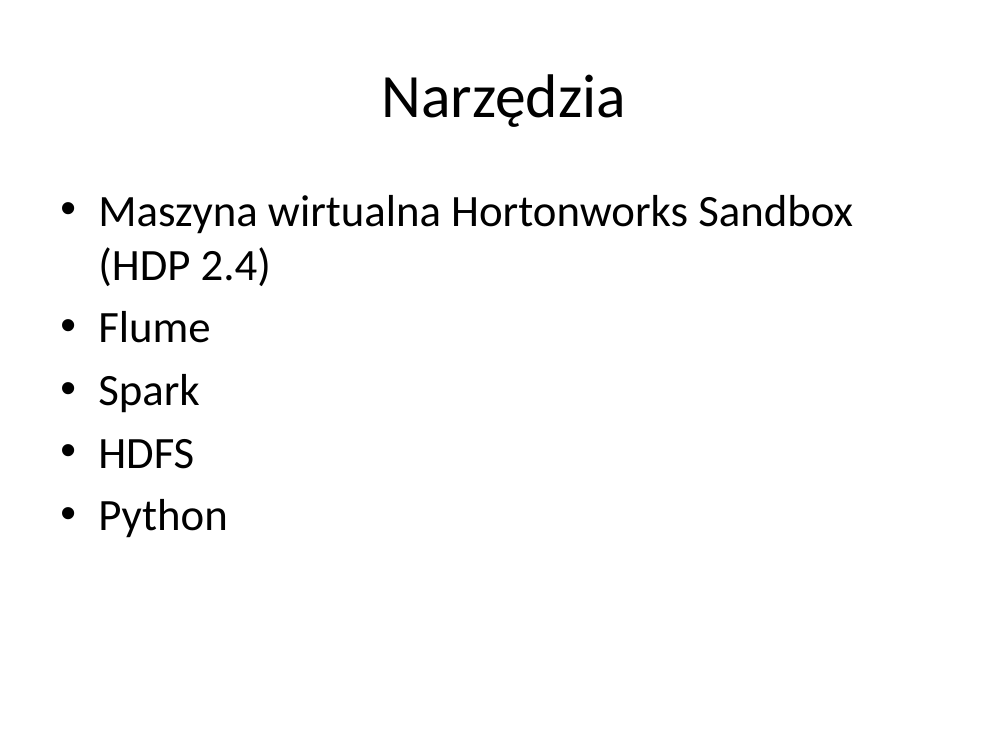
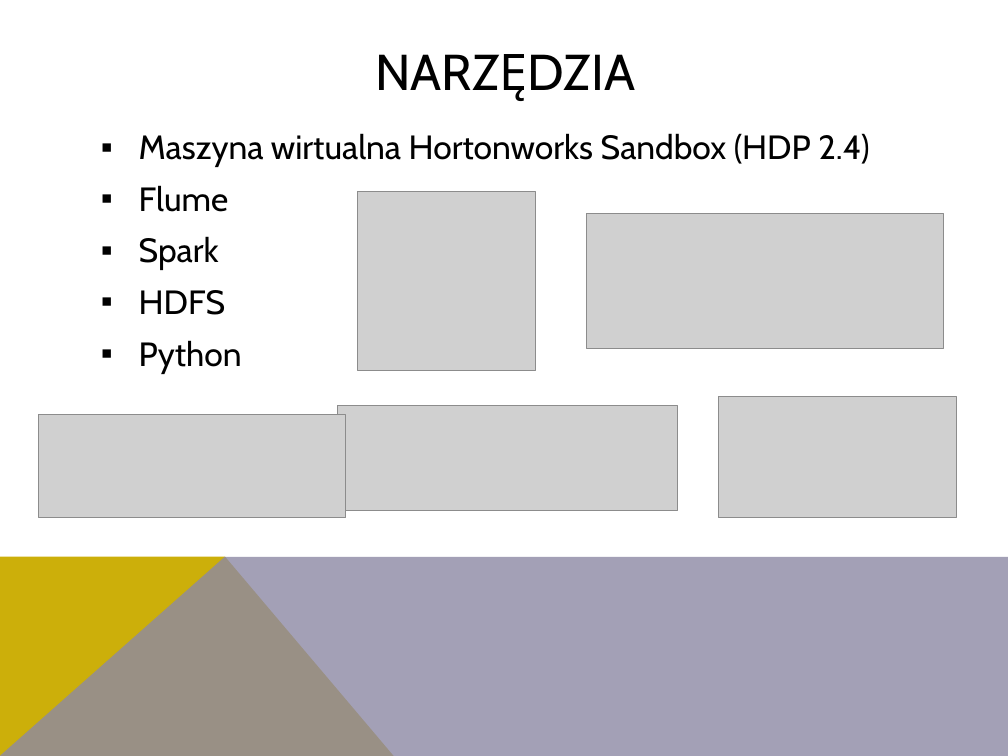
Before and after one commit to anyanyany/DataScience, a slide deck: slide 3 of PozyskiwanieDanych/prezentacja szablon.pptx. Drawn at 1008x756 pixels with LibreOffice and Linux fonts; fonts in the diff are those of the drawing; grey boxes stand for pictures. Boxes give left, top, right and bottom in pixels: in the first picture for what was removed or moved away, otherwise in the second. Text is boxed around its words. In the diff, an @@ line names an element or a change of style, - is before the commit and + after.

Commit message:
presentation update

```diff
--- a/PozyskiwanieDanych/prezentacja szablon.pptx
+++ b/PozyskiwanieDanych/prezentacja szablon.pptx
@@ title at bbox=[382, 74, 627, 127]: text changed; size 44 to 36 pt; font Calibri to Cabin @@
-Narzędzia
+NARZĘDZIA
@@ text "Maszyna wirtualna Hortonworks Sandbox (HDP ...": place and size @@
-text "Maszyna wirtualna Hortonworks Sandbox (HDP ..." at bbox=[98, 195, 853, 538]
+text "Maszyna wirtualna Hortonworks Sandbox (HDP ..." at bbox=[139, 133, 869, 374]
@@ text "Maszyna wirtualna Hortonworks Sandbox (HDP ..." at bbox=[139, 133, 869, 374]: size 32 to 24 pt, font Calibri to Cabin; bullet • to ▪; more space between paragraphs @@
@@ picture added at bbox=[357, 192, 535, 370] @@
@@ picture added at bbox=[587, 214, 943, 349] @@
@@ picture added at bbox=[39, 414, 346, 518] @@
@@ picture added at bbox=[338, 405, 678, 510] @@
@@ picture added at bbox=[719, 397, 957, 518] @@
@@ freeform shape added at bbox=[0, 556, 394, 756], fill #CCAF0A @@
@@ freeform shape added at bbox=[0, 556, 1008, 756], fill #8D89A4 at 80% opacity @@
```
Also in this commit, not shown: 5 other slides changed, 1 slide added, 1 slide removed.
